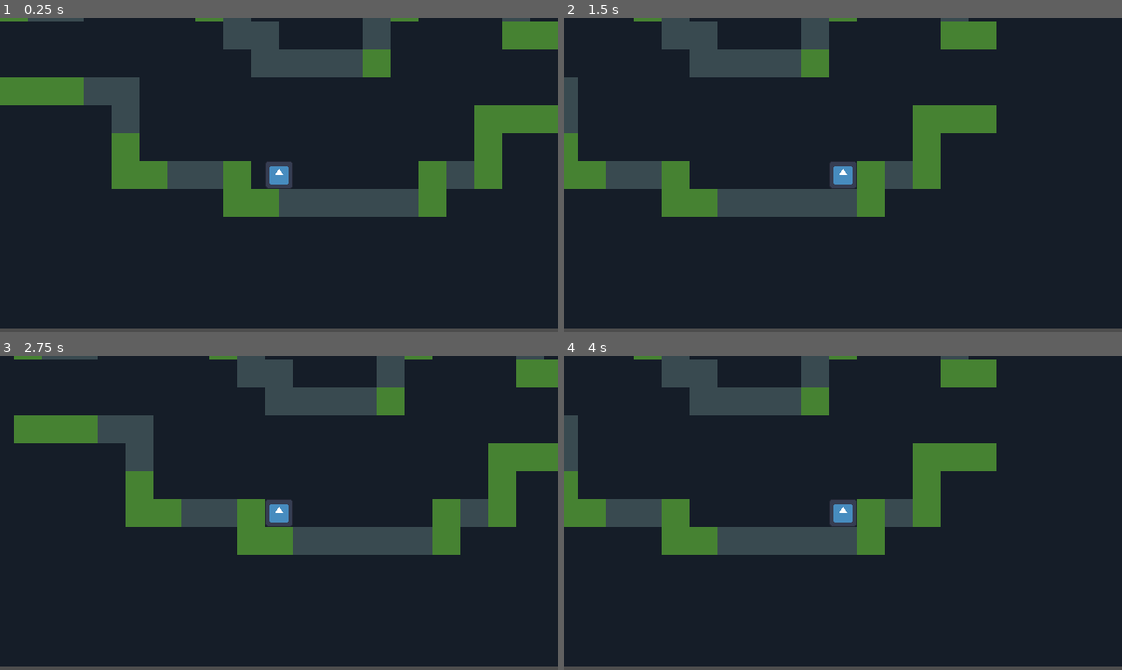
Above: before the commit, frames 1-4 (two rows, left to right).
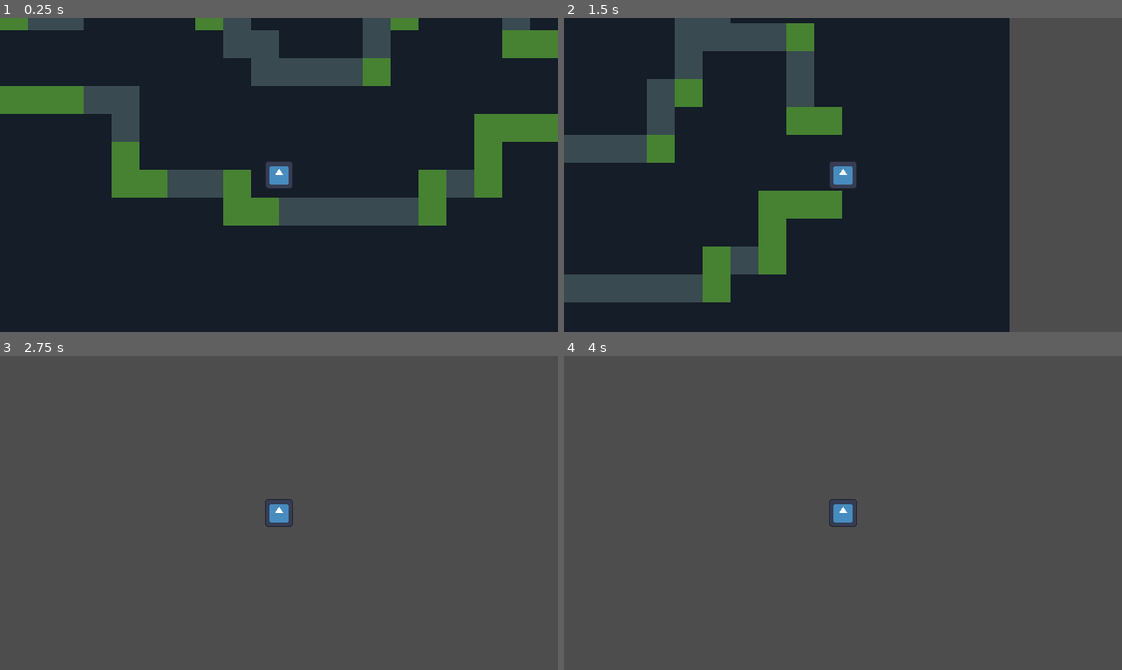
Above: after the commit, the same moments.

Repository: FoxParadeAFK/Specter-Sforzando
Game: Godot game, scene res://scenes/tests/test_player_scene.tscn
The game is run twice, just before and just after one commit, with the same random seed, the same clock (stepped at 60 frames per second) and the same inputs. The engine's default icon, where the game draws it, is replaced by a stand-in: a white triangle on a blue panel in a dark square.
Inputs:
- Up to frame 1 (0.25 s): no input
- Up to frame 2 (1.5 s): tap Enter (ui_accept) at 0.5, 0.6, 0.77, 1.07, 1.35 s; hold Right (ui_right) from 0.53 s (still down)
- Up to frame 3 (2.75 s): tap Enter (ui_accept) at 1.52, 1.82, 2.1 s; release Right (ui_right) at 2.03 s; hold Left (ui_left) from 2.03 s (still down)
- Up to frame 4 (4 s): tap Enter (ui_accept) at 2.75, 2.85, 3.02, 3.32, 3.5, 3.6, 3.77 s; release Left (ui_left) at 2.78 s; hold Right (ui_right) from 2.78 s (still down)

The runs differ from the first frame. In frame 1, 9.6% of the frame differs, in the area x 0-100%, y 1-100%; in frame 2, 44%; in frame 3, 90%; in frame 4, 91%, in the area x 0-100%, y 0-99%.

Commit message:
Simple jump state addition

Diff:
--- a/specter-sforzando/project.godot
+++ b/specter-sforzando/project.godot
@@ -27,6 +27,7 @@
 [physics]
 
 3d/physics_engine="Jolt Physics"
+2d/default_gravity=600.0
 
 [rendering]
 
--- a/specter-sforzando/scenes/player.tscn
+++ b/specter-sforzando/scenes/player.tscn
@@ -5,6 +5,7 @@
 [ext_resource type="Script" uid="uid://b6aa5bsmmqtev" path="res://scripts/player/idle_state.gd" id="2_qhqgy"]
 [ext_resource type="Script" uid="uid://c8d3tvcih1a6d" path="res://scripts/player/move_state.gd" id="3_dqkch"]
 [ext_resource type="Script" uid="uid://cftbrqteor10o" path="res://scripts/player/in_air_state.gd" id="4_qlg0r"]
+[ext_resource type="Script" uid="uid://0k8y1v5kqoj5" path="res://scripts/player/jump_state.gd" id="5_tuyoq"]
 
 [sub_resource type="RectangleShape2D" id="RectangleShape2D_3vyb7"]
 size = Vector2(8, 8)
@@ -26,6 +27,10 @@
 script = ExtResource("4_qlg0r")
 metadata/_custom_type_script = "uid://cftbrqteor10o"
 
+[node name="JumpState" type="Node2D" parent="FiniteStateMachine" unique_id=140457970]
+script = ExtResource("5_tuyoq")
+metadata/_custom_type_script = "uid://0k8y1v5kqoj5"
+
 [node name="Sprite2D" type="Sprite2D" parent="." unique_id=1459584434]
 scale = Vector2(0.0625, 0.0625)
 texture = ExtResource("1_3vyb7")
--- a/specter-sforzando/scripts/player/idle_state.gd
+++ b/specter-sforzando/scripts/player/idle_state.gd
@@ -8,5 +8,7 @@
 		player.transition_state(player.in_air_state)
 	elif player.horizontal_input != 0:
 		player.transition_state(player.move_state)
+	elif player.vertical_input and player.is_on_floor():
+		player.transition_state(player.jump_state)
 
 func exit() -> void: pass
--- a/specter-sforzando/scripts/player/in_air_state.gd
+++ b/specter-sforzando/scripts/player/in_air_state.gd
@@ -4,6 +4,7 @@
 
 func physics_update(_delta: float) -> void:
 	player.velocity += player.get_gravity() * _delta
+	player.velocity.x = player.horizontal_input * 100
 
 	if player.is_on_floor() and player.horizontal_input != 0:
 		player.transition_state(player.move_state)
--- /dev/null
+++ b/specter-sforzando/scripts/player/jump_state.gd
@@ -0,0 +1,16 @@
+class_name JumpState extends State
+
+var has_jumped: bool
+
+func enter() -> void:
+	has_jumped = false
+
+	player.velocity.y = -150
+
+	has_jumped = true
+
+func physics_update(_delta: float) -> void:
+	if has_jumped:
+		player.transition_state(player.in_air_state)
+
+func exit() -> void: pass
--- a/specter-sforzando/scripts/player/move_state.gd
+++ b/specter-sforzando/scripts/player/move_state.gd
@@ -9,5 +9,7 @@
 		player.transition_state(player.in_air_state)
 	elif player.horizontal_input == 0:
 		player.transition_state(player.idle_state)
+	elif player.vertical_input and player.is_on_floor():
+		player.transition_state(player.jump_state)
 
 func exit() -> void: pass
--- a/specter-sforzando/scripts/player/player.gd
+++ b/specter-sforzando/scripts/player/player.gd
@@ -12,8 +12,10 @@
 var idle_state: IdleState
 var move_state: MoveState
 var in_air_state: InAirState
+var jump_state: JumpState
 
 var horizontal_input: float
+var vertical_input: bool
 
 func _ready() -> void:
 	idle_state = get_node_or_null("FiniteStateMachine/IdleState")
@@ -22,10 +24,13 @@
 	move_state.engage(self, "move")
 	in_air_state = get_node_or_null("FiniteStateMachine/InAirState")
 	in_air_state.engage(self, "in air")
+	jump_state = get_node_or_null("FiniteStateMachine/JumpState")
+	jump_state.engage(self, "jump")
 	transition_state(idle_state)
 
 func _physics_process(_delta: float) -> void:
 	horizontal_input = Input.get_axis("ui_left", "ui_right")
+	vertical_input = Input.is_action_just_pressed("ui_accept")
 
 	current_state.physics_update(_delta)
 	move_and_slide()
Not shown, added: specter-sforzando/scripts/player/jump_state.gd.uid
